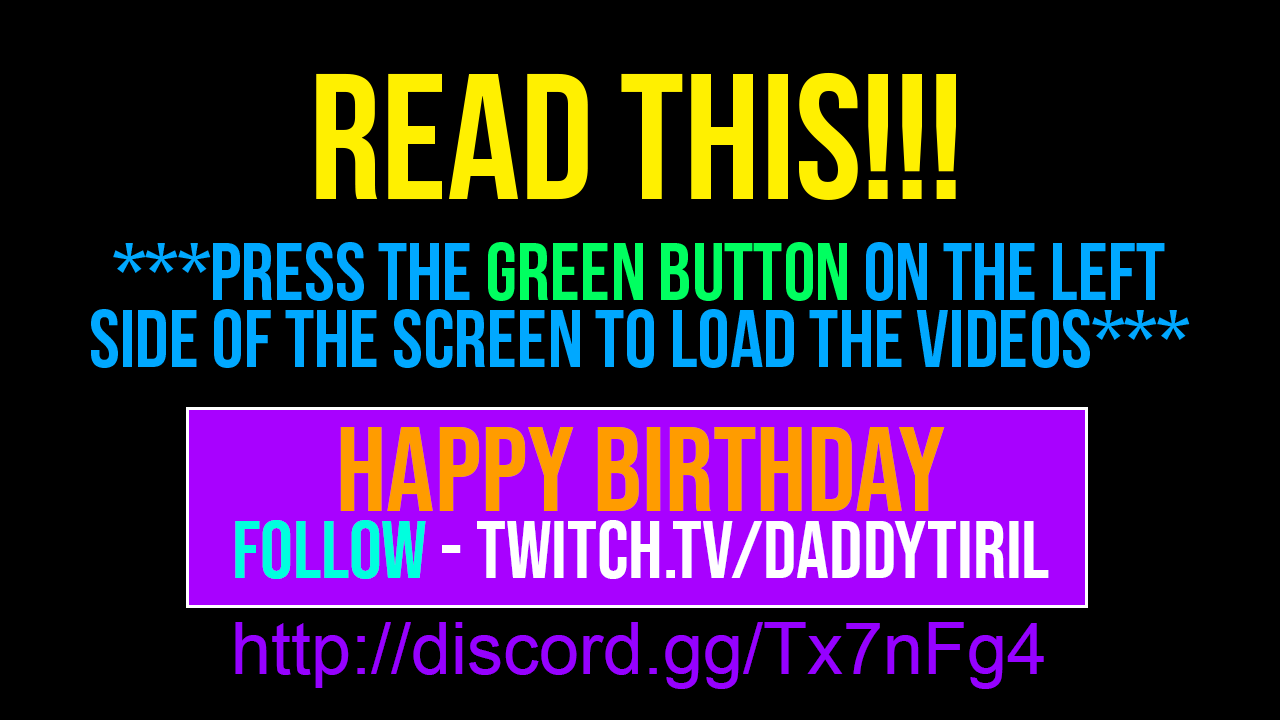
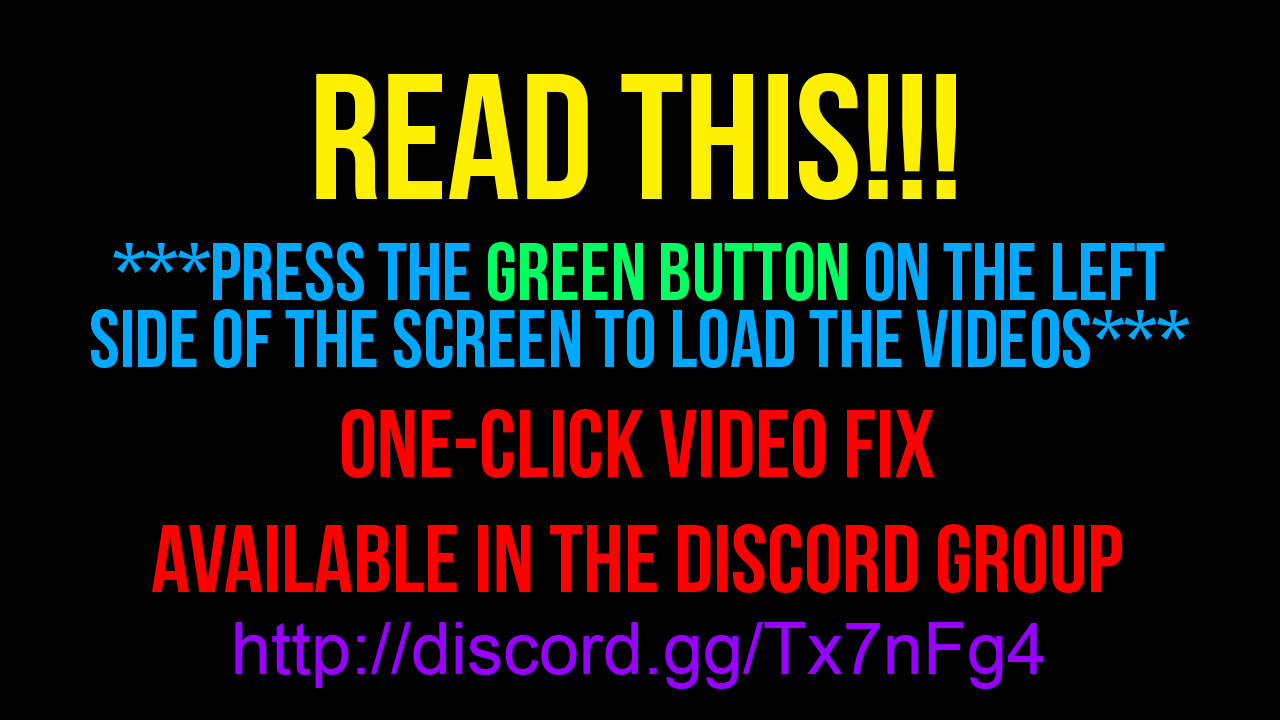
Layer changes from the first 1280px x 720px image to the second:
showed "ONE-CLICK VIDEO FIX AVAILABLE IN THE DISCORD GROUP" over [152, 409, 1122, 593]
hid "HAPPY BIRTHDAY FOLLOW - twitch.tv/daddytiril" over [235, 427, 1049, 579]
hid "Rectangle 1" over [186, 407, 1088, 608]
